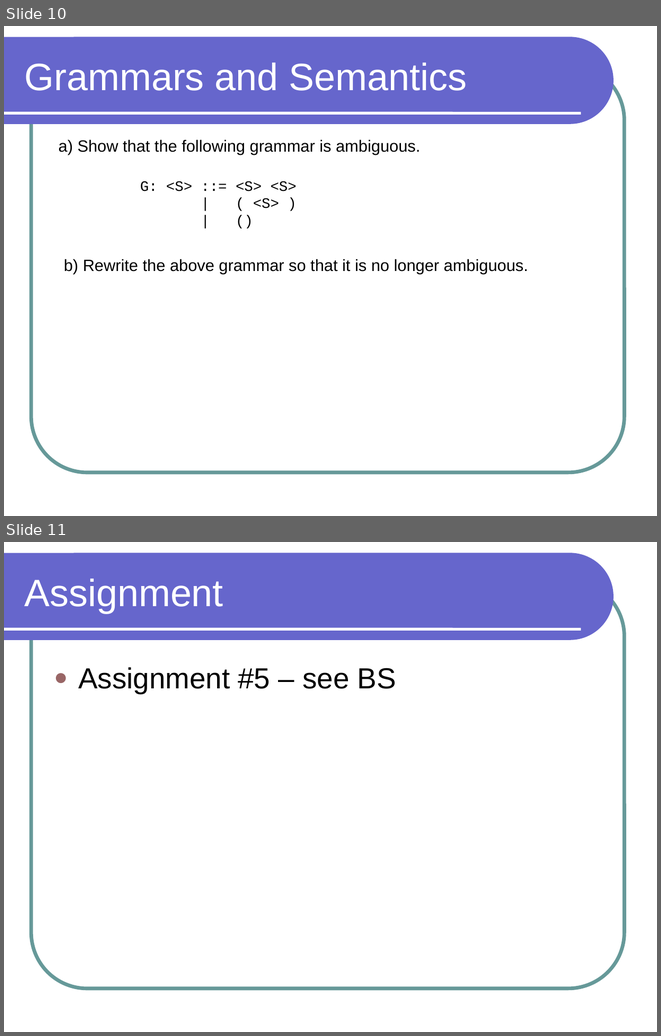
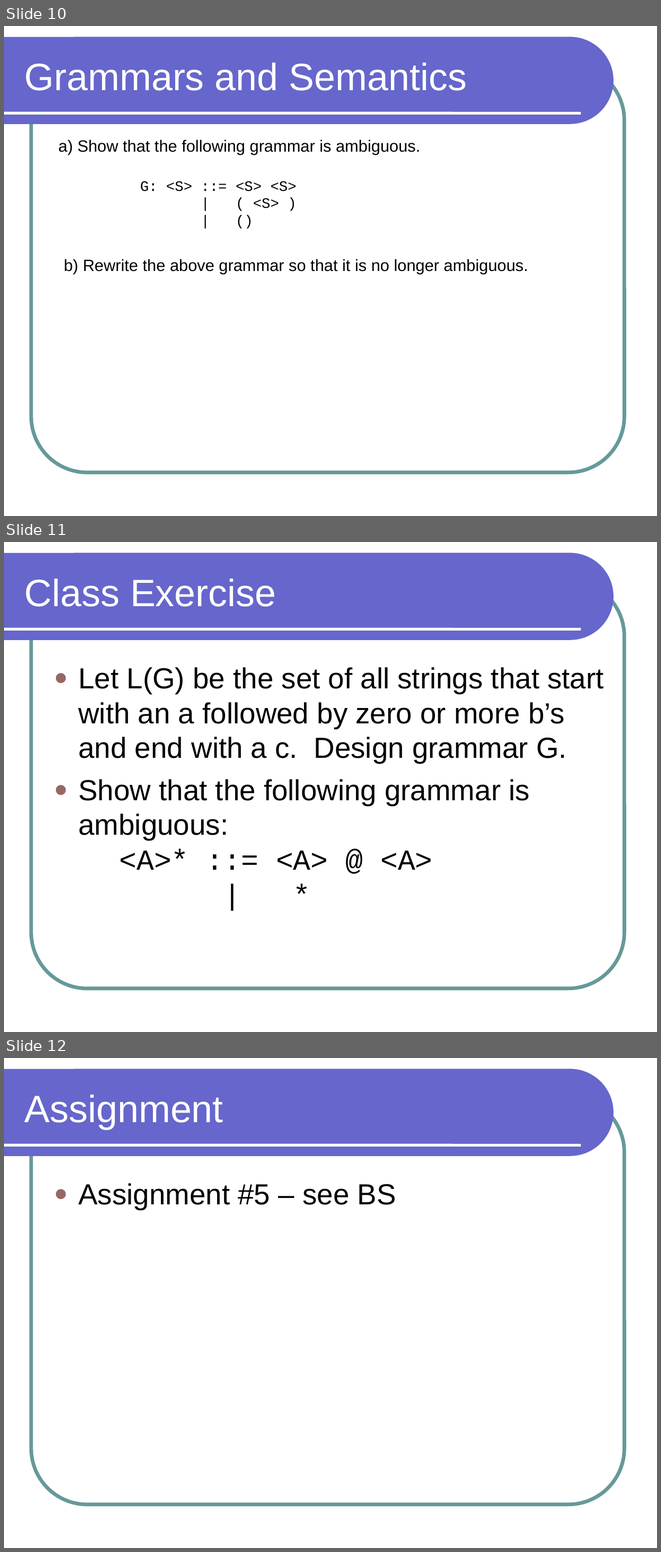
Before and after one commit to lutzhamel/CSC301, a slide deck: notes/csc301-ln011.ppt. Shown one above the other, each under a label of ours: slides 10 and 11 before the commit, slides 10, 11 and 12 after it. The pictures are 661x1036 and 661x1552 pixels, drawn with LibreOffice and Linux fonts; fonts in the diff are those of the drawing. Boxes give left, top, right and bottom in pixels: in the first picture for what was removed or moved away, otherwise in the second. Text is boxed around its words. In the diff, an @@ line names an element or a change of style, - is before the commit and + after.

```diff
--- a/notes/csc301-ln011.ppt
+++ b/notes/csc301-ln011.ppt
@@ slide 11 added at (4, 542, 657, 1032), background #FFFFFF; not listed: 3 template elements that a slide beside it also shows @@
@@ title added at (25, 579, 276, 607), 42 pt, text #FFFFFF @@
+Class Exercise
@@ text added at (78, 667, 603, 870), 32 pt, text #000000 @@
+● Let L(G) be the set of all strings that start with an a followed by zero or more b’s and end with a c. Design grammar G.
+● Show that the following grammar is ambiguous:
+  <A>* ::= <A> @ <A>
+  | *
@@ what was slide 11 is now slide 12 @@
```
Also in this commit, not shown: 1 other file.
